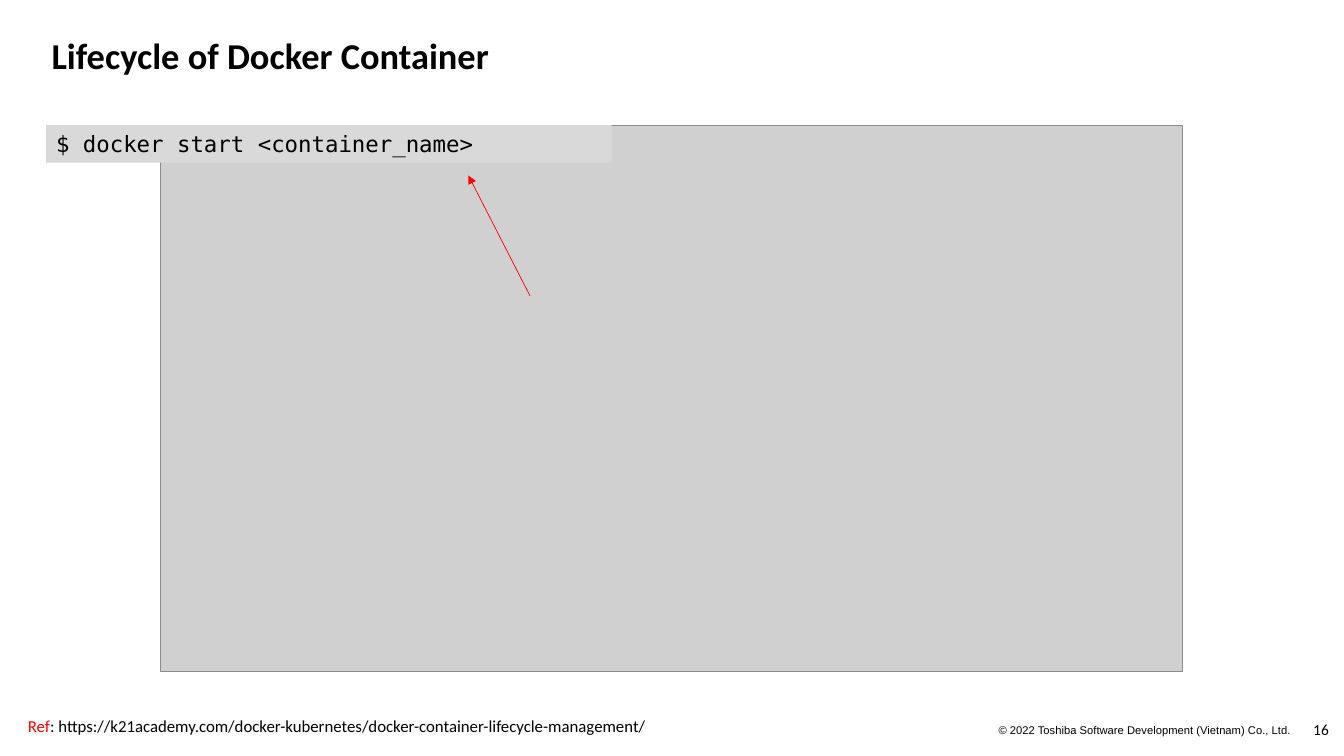
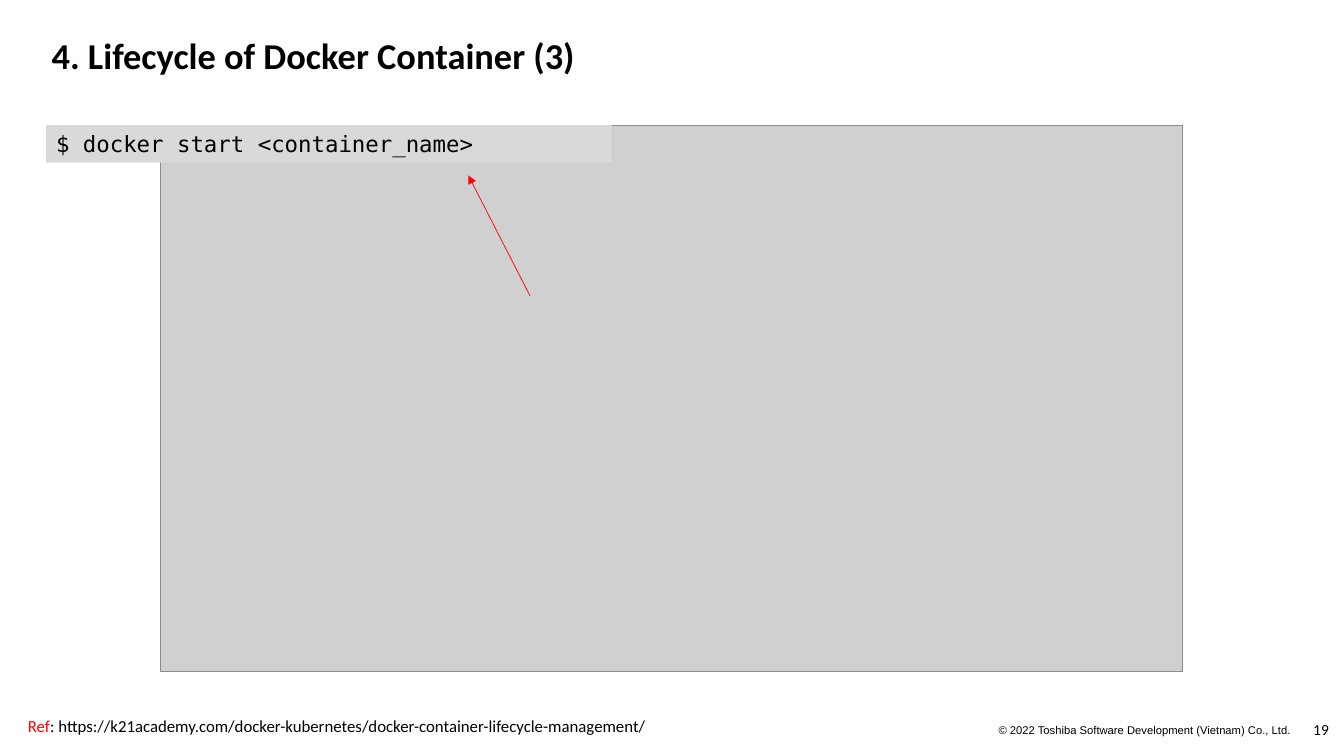
Before and after one commit to Doan-Nguyen/Programming, a slide deck: slide 19 of Docker_Kubeneste.pptx (slide 16 before the commit). Drawn at 1344x756 pixels with LibreOffice and Linux fonts; fonts in the diff are those of the drawing; grey boxes stand for pictures; background and template pictures are left out. Boxes give left, top, right and bottom in pixels: in the first picture for what was removed or moved away, otherwise in the second. Text is boxed around its words. In the diff, an @@ line names an element or a change of style, - is before the commit and + after.

```diff
--- a/Docker_Kubeneste.pptx
+++ b/Docker_Kubeneste.pptx
@@ title at <box>52,42,574,75</box>: text changed @@
-Lifecycle of Docker Container
+4. Lifecycle of Docker Container (3)
@@ page number at <box>1313,725,1329,735</box>: text changed @@
-16
+19
```
Also in this commit, not shown: 19 other slides changed, 19 slides added, 4 slides removed.
